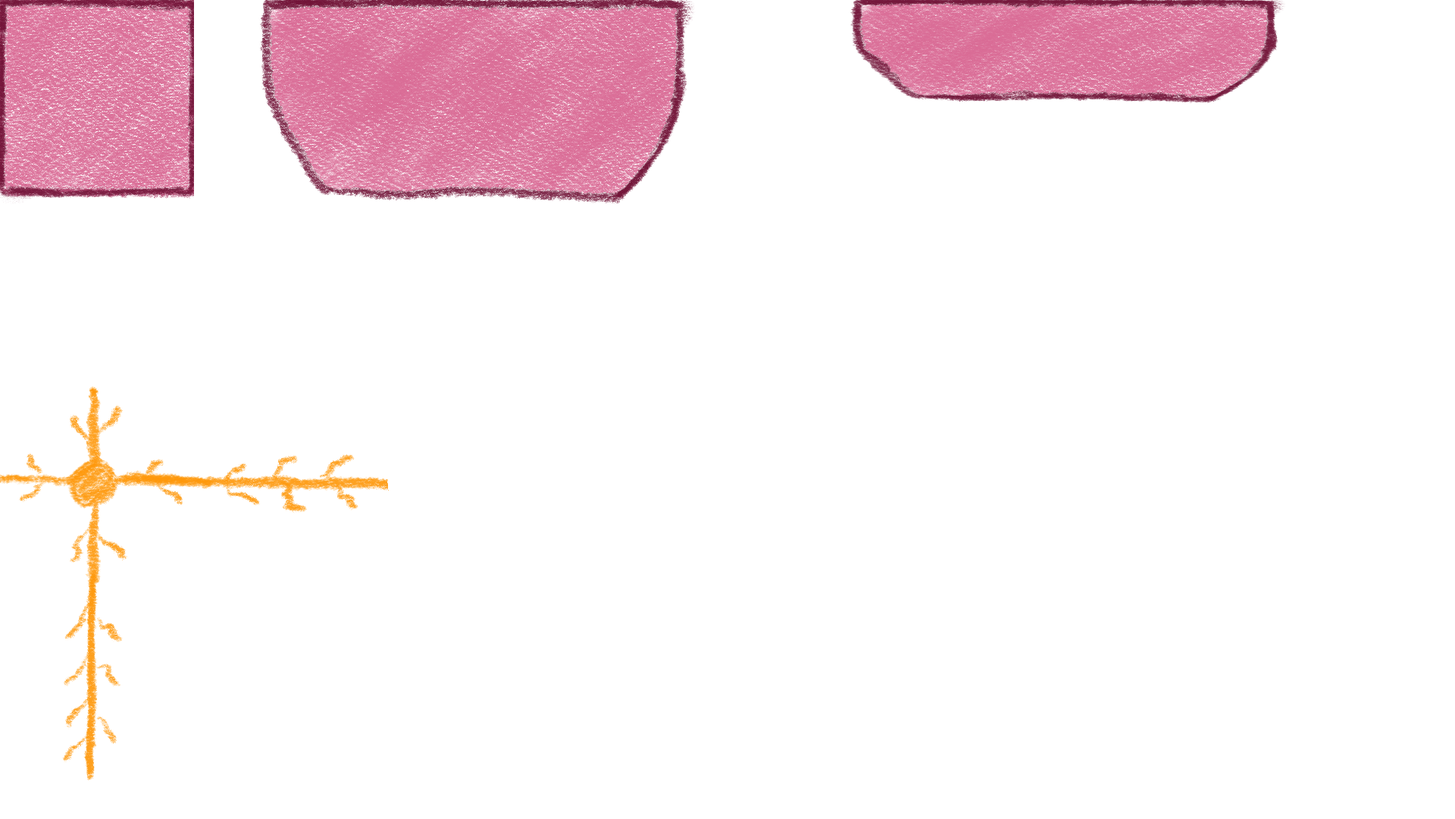
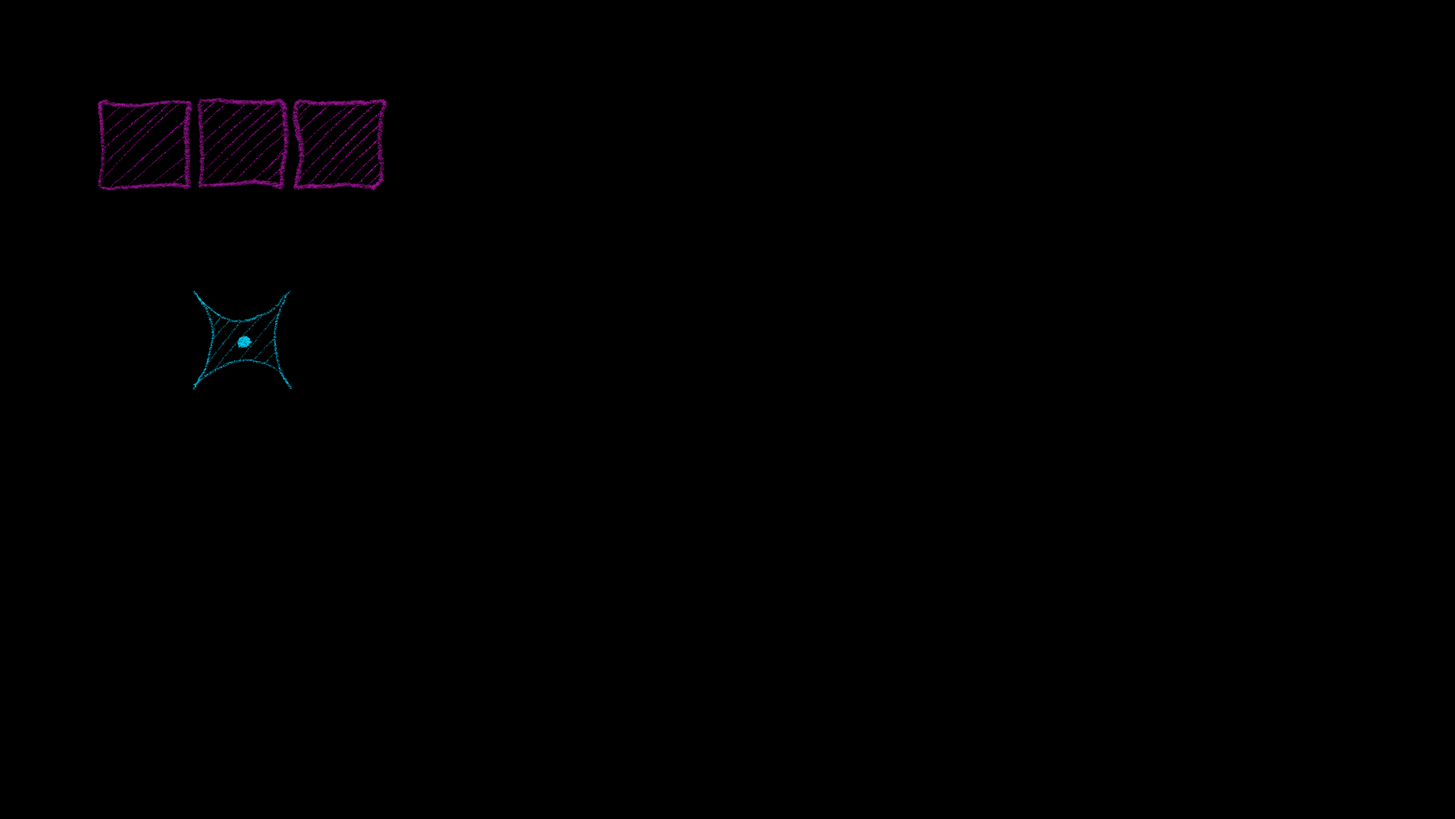
Layers edited between the first and the second 1455px x 819px image:
removed group "tiles e=png p=../ t=no" (12 layers) over [0, 0, 1287, 780]
removed group "Новая группа" (1st of 4, in "tiles e=png p=../ t=no") (2 layers) from group "tiles e=png p=../ t=no" over [0, 385, 389, 780]
added group "p=../ t=no e=png" with 9 layers above "Фон" over [95, 97, 389, 486]
added group "ladder" with 4 layers in group "p=../ t=no e=png" over [95, 289, 389, 486]
moved "Слой 11" into group "ladder", painted on it over [192, 290, 294, 391]
removed layer "Слой 12" from group "Новая группа" over [0, 385, 389, 780]
removed group "Новая группа" (2nd of 4, in "tiles e=png p=../ t=no") (2 layers) from group "tiles e=png p=../ t=no" over [850, 0, 1287, 104]
removed layer "Слой 9" (1st of 2, in "tiles e=png p=../ t=no" › "Новая группа") from group "Новая группа" over [850, 0, 1287, 104]
added layer "Слой 10" in group "ladder" over [207, 297, 285, 370]
hid "Слой 6", moved it into group "ladder", painted on it over [0, 3, 389, 486]
hid "Слой 5", moved it into group "ladder", painted on it over [0, 0, 275, 379]
added group "block" with 3 layers in group "p=../ t=no e=png" over [97, 97, 389, 192]
moved "Слой 8" (in "p=../ t=no e=png" › "block") into group "block", painted on it over [99, 2, 1270, 187]
removed group "Новая группа" (3rd of 4, in "tiles e=png p=../ t=no") (2 layers) from group "tiles e=png p=../ t=no" over [259, 0, 697, 204]
removed layer "Слой 9" (2nd of 2, in "tiles e=png p=../ t=no" › "Новая группа") from group "Новая группа" over [259, 0, 697, 204]
removed layer "Слой 8" (2nd of 2, in "tiles e=png p=../ t=no" › "Новая группа") from group "Новая группа" over [269, 4, 679, 194]
removed group "Новая группа" (4th of 4, in "tiles e=png p=../ t=no") (2 layers) from group "tiles e=png p=../ t=no" over [0, 0, 195, 205]
added layer "Слой 2" in group "block" over [97, 97, 389, 192]
showed "Фон", painted on it over [0, 0, 1455, 819]
